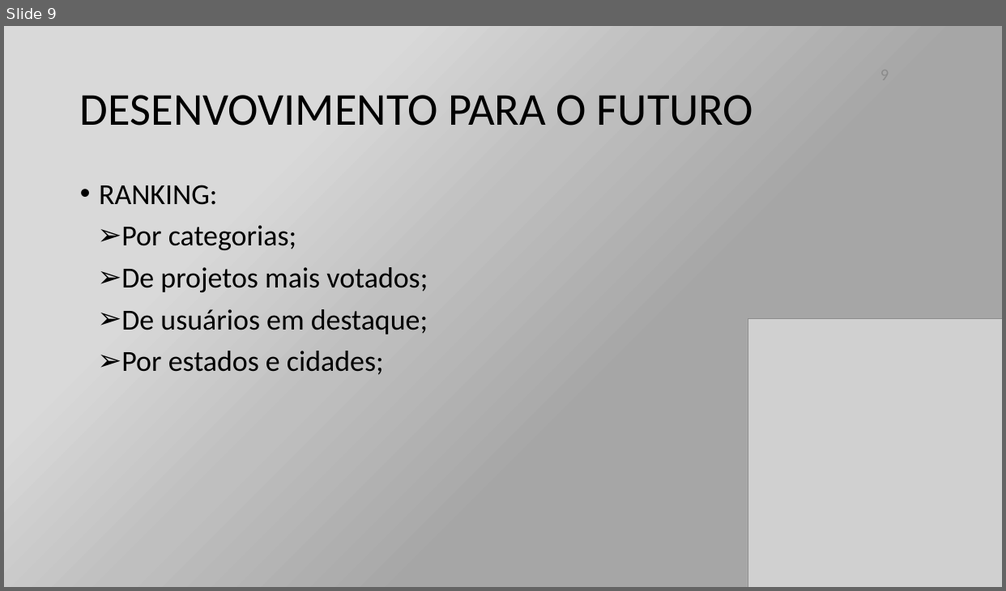
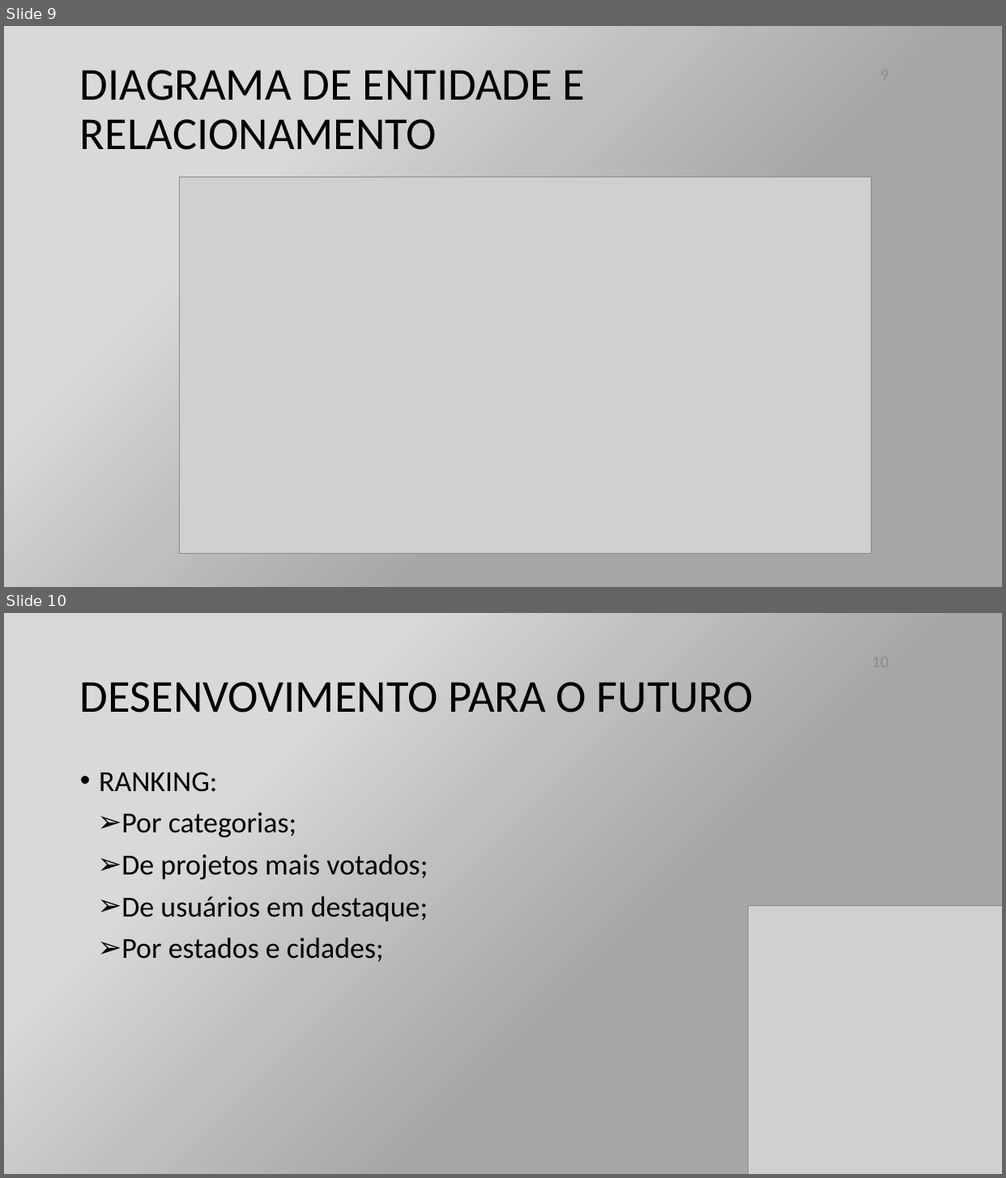
Before and after one commit to IsabelaSucharski/OpinemBem, a slide deck: Documentos/Opinem Bem TCC.pptx. Shown one above the other, each under a label of ours: slide 9 before the commit, slides 9 and 10 after it. The pictures are 1006x591 and 1006x1178 pixels, drawn with LibreOffice and Linux fonts; fonts in the diff are those of the drawing; grey boxes stand for pictures. Boxes give left, top, right and bottom in pixels: in the first picture for what was removed or moved away, otherwise in the second. Text is boxed around its words. In the diff, an @@ line names an element or a change of style, - is before the commit and + after.

```diff
--- a/Documentos/Opinem Bem TCC.pptx
+++ b/Documentos/Opinem Bem TCC.pptx
@@ slide 9 added at [4,26,1002,587], background gradient #A6A6A6 to #BFBFBF to #D9D9D9 @@
@@ title added at [80,70,586,150], 44 pt, text #000000 @@
+DIAGRAMA DE ENTIDADE E RELACIONAMENTO
@@ picture added at [179,177,871,554] @@
@@ what was slide 9 is now slide 10 @@
```
Also in this commit, not shown: 1 slide changed, 14 other files.
